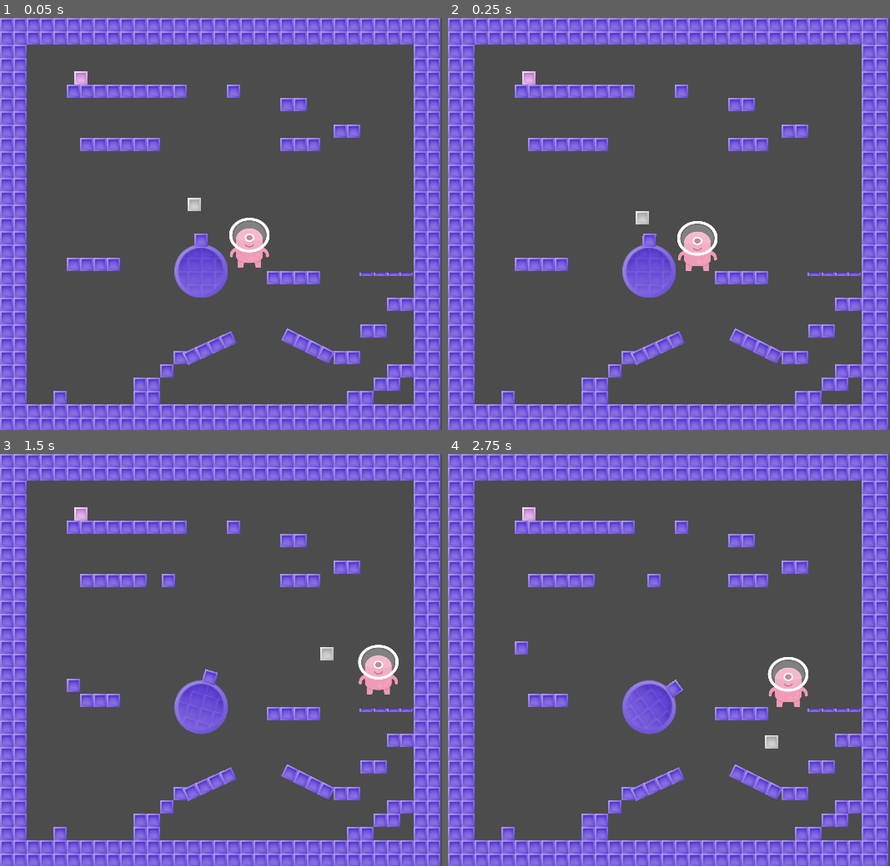
Above: before the commit, frames 1-4 (two rows, left to right).
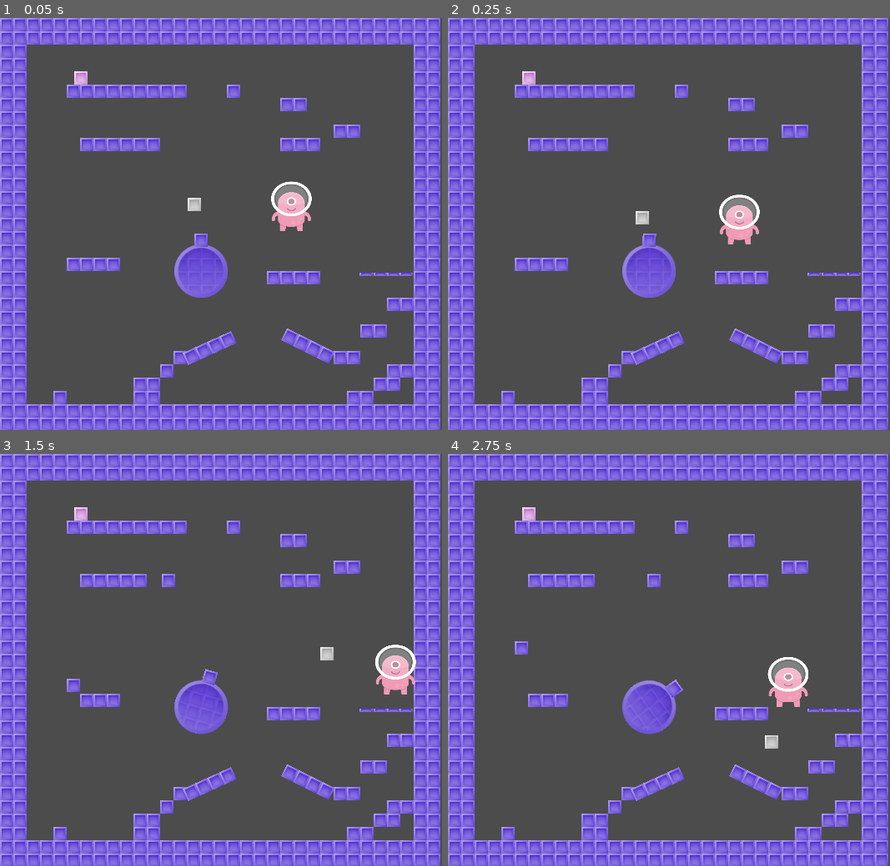
Above: after the commit, the same moments.

Repository: Northburns/redesigned-pancake
Game: Godot game, scene res://builtin_sample/colworld.tscn
The game is run twice, just before and just after one commit, with the same random seed, the same clock (stepped at 60 frames per second) and the same inputs.
Inputs:
- Up to frame 1 (0.05 s): no input
- Up to frame 2 (0.25 s): no input
- Up to frame 3 (1.5 s): hold Right (move_right) from 0.53 s (still down); tap Space (jump) at 0.77 s
- Up to frame 4 (2.75 s): tap Space (jump) at 1.52 s; release Right (move_right) at 2.03 s; hold Left (move_left) from 2.03 s (still down)

The runs differ from the first frame. In frame 1, 1.7% of the frame differs, in the area x 51-71%, y 39-61%; in frame 2, 1.7%; in frame 3, 1.1%; in frame 4, nothing differs.

Commit message:
CI pages with binaries

Diff:
--- a/alien/alien.tscn
+++ b/alien/alien.tscn
@@ -8,7 +8,7 @@
 extents = Vector2( 60, 90 )
 _sections_unfolded = [ "Resource" ]
 
-[node name="KinematicBody2D" type="KinematicBody2D"]
+[node name="KinematicBody2D" type="KinematicBody2D" index="0"]
 
 input_pickable = false
 collision_layer = 1
--- a/builtin_sample/colworld.tscn
+++ b/builtin_sample/colworld.tscn
@@ -160,7 +160,7 @@
 
 [node name="alien" parent="." index="1" instance=ExtResource( 3 )]
 
-position = Vector2( 298.691, 299.626 )
+position = Vector2( 349.025, 256.094 )
 scale = Vector2( 0.372729, 0.319534 )
 script = ExtResource( 4 )
 _sections_unfolded = [ "Collision", "Pickable", "collision" ]
Not shown, changed: .travis.yml
Not shown, added: output/.gdignore
Not shown, changed: .gitignore
Not shown, added: output/.gitignore
